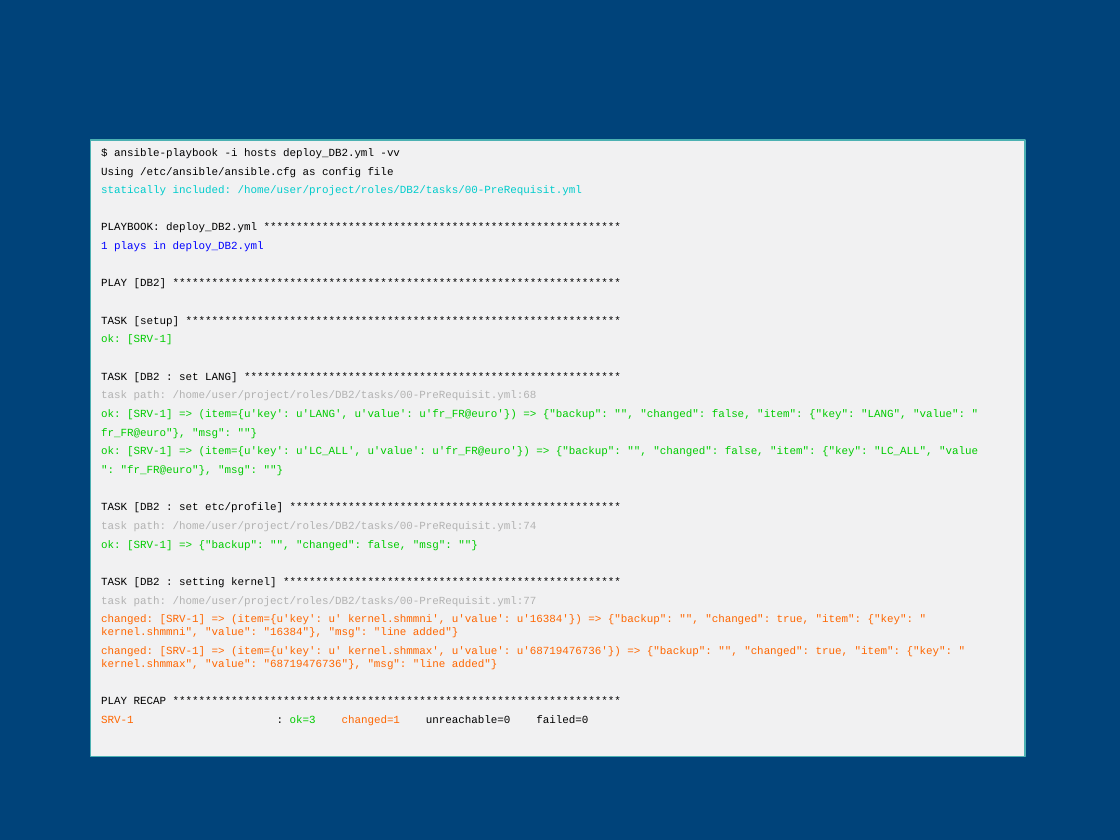
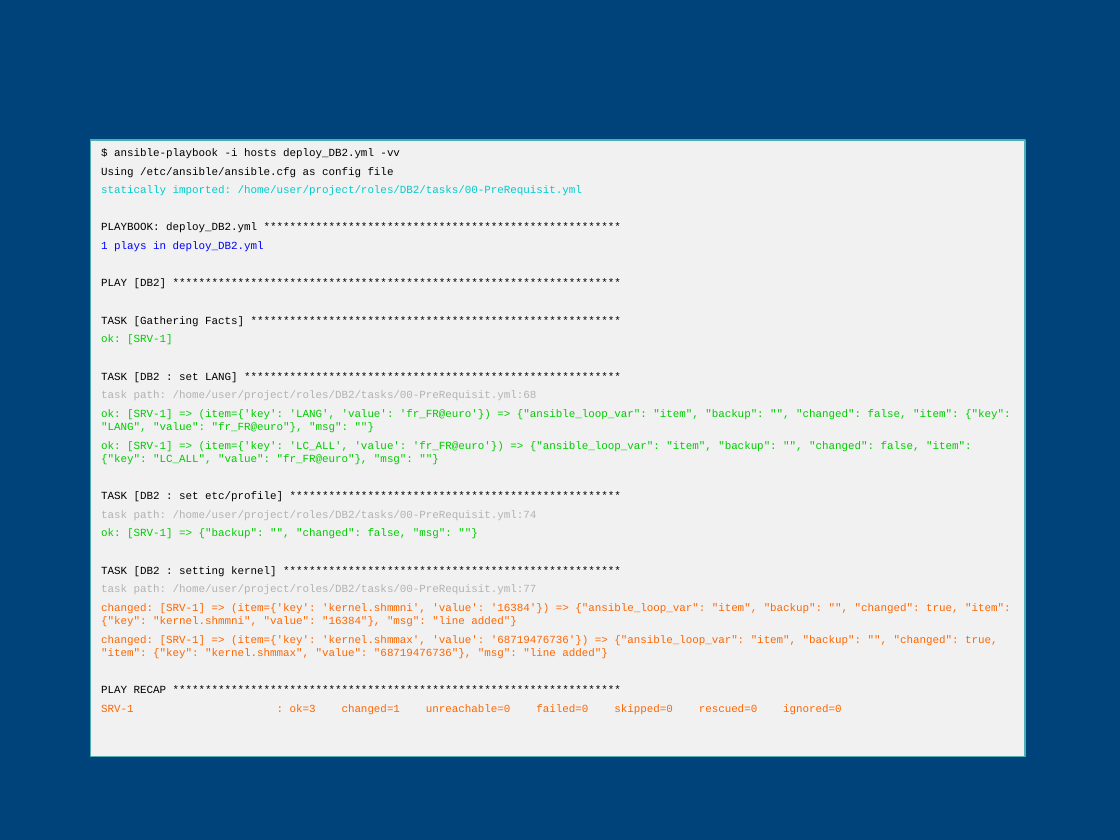
Before and after one commit to CCoupel/ansible-training, a slide deck: slide 40 of Ansible Training.pptx. Drawn at 1120x840 pixels with LibreOffice and Linux fonts; fonts in the diff are those of the drawing; background and template pictures are left out. Boxes give left, top, right and bottom in pixels: in the first picture for what was removed or moved away, otherwise in the second. Text is boxed around its words. In the diff, an @@ line names an element or a change of style, - is before the commit and + after.

```diff
--- a/Ansible Training.pptx
+++ b/Ansible Training.pptx
@@ text in freeform shape at [101,186,582,196]: text changed @@
-statically included: /home/user/project/roles/DB2/tasks/00-PreRequisit.yml
+statically imported: /home/user/project/roles/DB2/tasks/00-PreRequisit.yml
@@ text in freeform shape at [101,316,244,327]: text changed @@
-TASK [setup] *******************************************************************
+TASK [Gathering Facts] *********************************************************
@@ text in freeform shape at [101,409,1011,465]: text changed @@
-ok: [SRV-1] => (item={u'key': u'LANG', u'value': u'fr_FR@euro'}) => {"backup": "", "changed": false, "item": {"key": "LANG", "value": "
-fr_FR@euro"}, "msg": ""}
-ok: [SRV-1] => (item={u'key': u'LC_ALL', u'value': u'fr_FR@euro'}) => {"backup": "", "changed": false, "item": {"key": "LC_ALL", "value
-": "fr_FR@euro"}, "msg": ""}
+ok: [SRV-1] => (item={'key': 'LANG', 'value': 'fr_FR@euro'}) => {"ansible_loop_var": "item", "backup": "", "changed": false, "item": {"key": "LANG", "value": "fr_FR@euro"}, "msg": ""}
+ok: [SRV-1] => (item={'key': 'LC_ALL', 'value': 'fr_FR@euro'}) => {"ansible_loop_var": "item", "backup": "", "changed": false, "item": {"key": "LC_ALL", "value": "fr_FR@euro"}, "msg": ""}
@@ text in freeform shape at [101,603,1011,659]: text changed @@
-changed: [SRV-1] => (item={u'key': u' kernel.shmmni', u'value': u'16384'}) => {"backup": "", "changed": true, "item": {"key": " kernel.shmmni", "value": "16384"}, "msg": "line added"}
-changed: [SRV-1] => (item={u'key': u' kernel.shmmax', u'value': u'68719476736'}) => {"backup": "", "changed": true, "item": {"key": " kernel.shmmax", "value": "68719476736"}, "msg": "line added"}
+changed: [SRV-1] => (item={'key': 'kernel.shmmni', 'value': '16384'}) => {"ansible_loop_var": "item", "backup": "", "changed": true, "item": {"key": "kernel.shmmni", "value": "16384"}, "msg": "line added"}
+changed: [SRV-1] => (item={'key': 'kernel.shmmax', 'value': '68719476736'}) => {"ansible_loop_var": "item", "backup": "", "changed": true, "item": {"key": "kernel.shmmax", "value": "68719476736"}, "msg": "line added"}
@@ text in freeform shape at [101,704,841,715]: text changed; text colour #000000 to #FF6600 @@
-SRV-1 : ok=3 changed=1 unreachable=0 failed=0
+SRV-1 : ok=3 changed=1 unreachable=0 failed=0 skipped=0 rescued=0 ignored=0
```
Also in this commit, not shown: 4 other slides changed.
